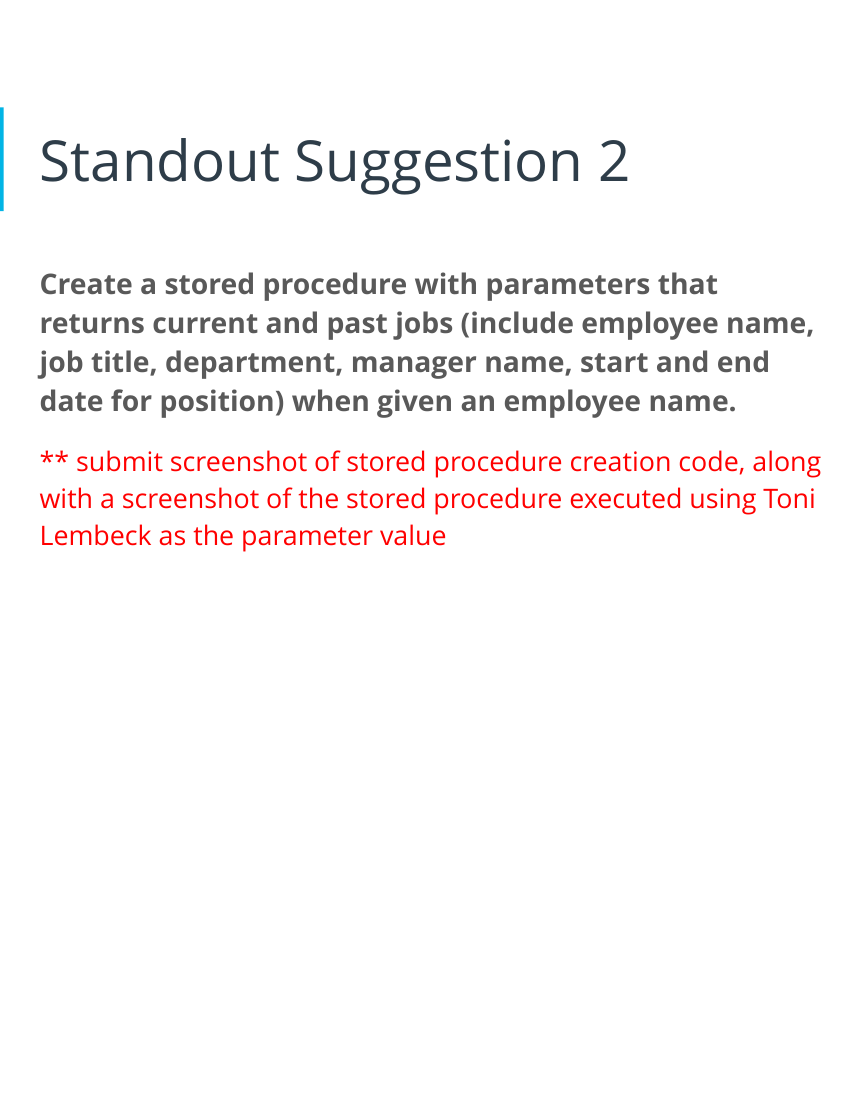
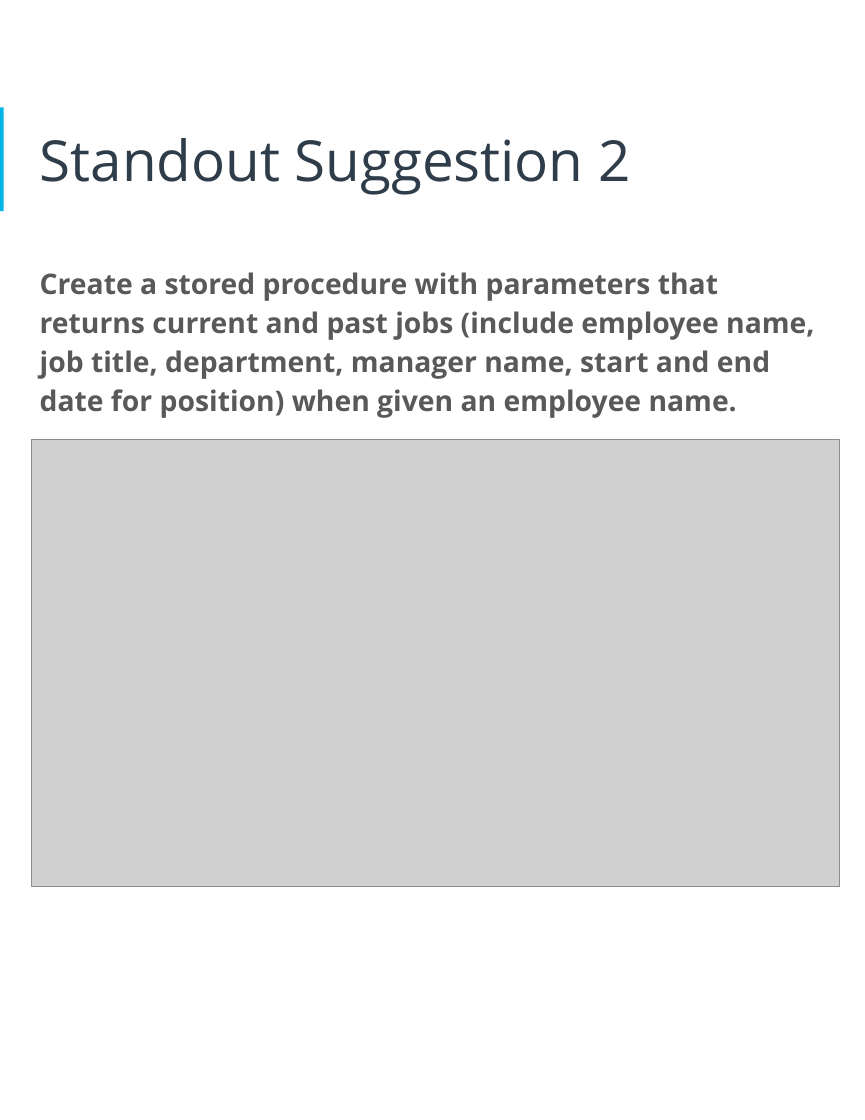
Before and after one commit to fuongcao/udacity-data-achitect, a slide deck: slide 31 of 1- Designing an HR Database/proposal.pptx (slide 29 before the commit). Drawn at 865x1120 pixels with LibreOffice and Linux fonts; fonts in the diff are those of the drawing; grey boxes stand for pictures. Boxes give left, top, right and bottom in pixels: in the first picture for what was removed or moved away, otherwise in the second. Text is boxed around its words. In the diff, an @@ line names an element or a change of style, - is before the commit and + after.

```diff
--- a/1- Designing an HR Database/proposal.pptx
+++ b/1- Designing an HR Database/proposal.pptx
@@ picture added at <box>32,440,839,886</box> @@
@@ text at <box>40,450,821,552</box>: paragraph removed @@
-** submit screenshot of stored procedure creation code, along with a screenshot of the stored procedure executed using Toni Lembeck as the parameter value
```
Also in this commit, not shown: 14 other slides changed, 2 slides added, 11 other files.
